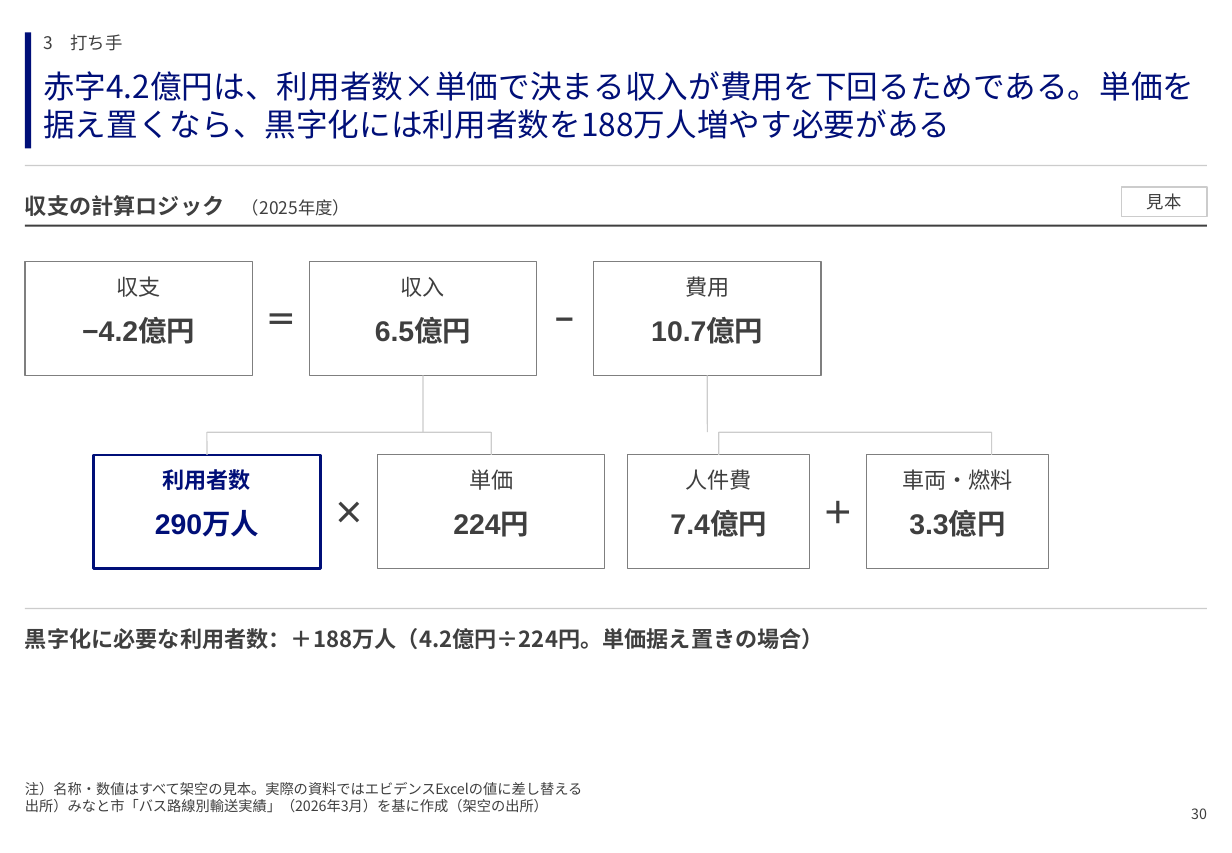
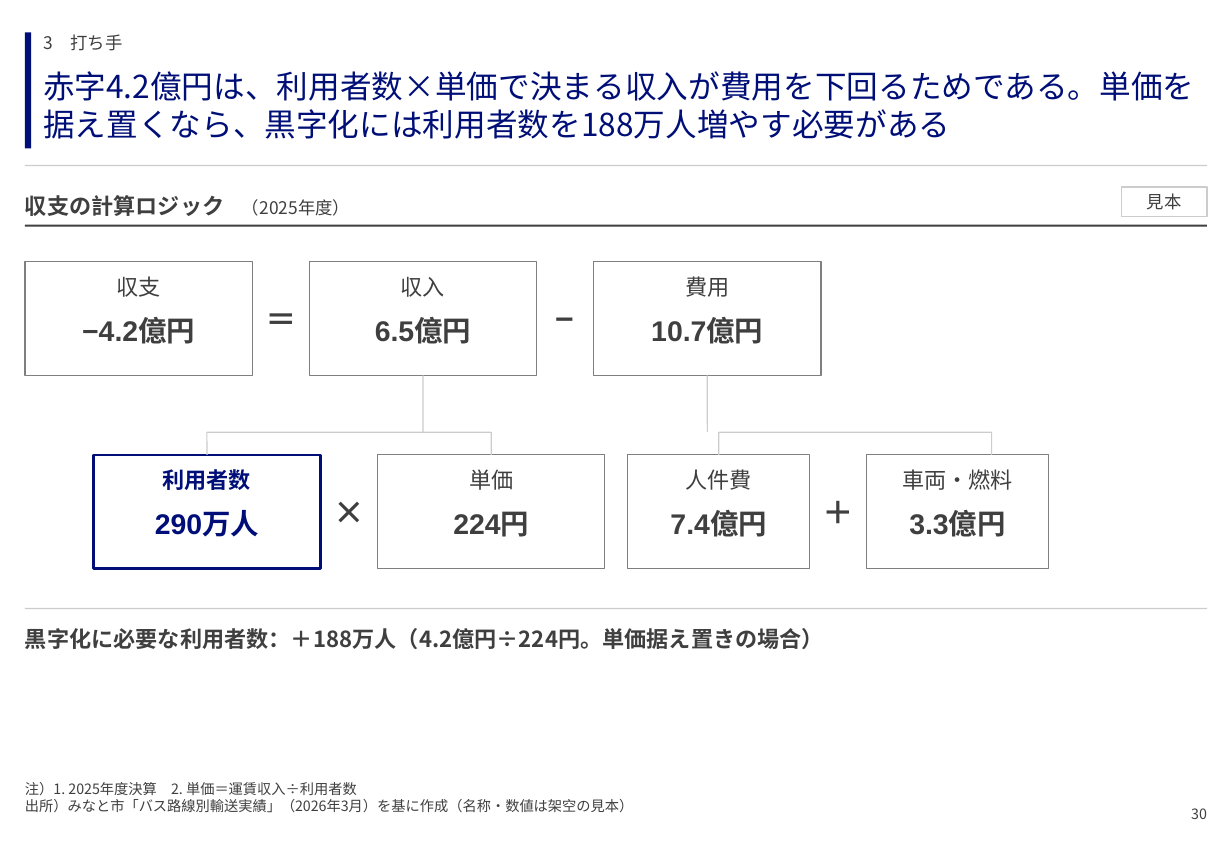
Before and after one commit to GontaHH/slide_builder, a slide deck: slide 30 of patterns/pattern-deck.pptx. Drawn at 1232x853 pixels with LibreOffice and Linux fonts; fonts in the diff are those of the drawing. Boxes give left, top, right and bottom in pixels: in the first picture for what was removed or moved away, otherwise in the second. Text is boxed around its words. In the diff, an @@ line names an element or a change of style, - is before the commit and + after.

```diff
--- a/patterns/pattern-deck.pptx
+++ b/patterns/pattern-deck.pptx
@@ text at (25, 782, 633, 813): text changed @@
-注）名称・数値はすべて架空の見本。実際の資料ではエビデンスExcelの値に差し替える
-出所）みなと市「バス路線別輸送実績」（2026年3月）を基に作成（架空の出所）
+注）1. 2025年度決算 2. 単価＝運賃収入÷利用者数
+出所）みなと市「バス路線別輸送実績」（2026年3月）を基に作成（名称・数値は架空の見本）
```
Also in this commit, not shown: 78 other slides changed, 2 other files.
